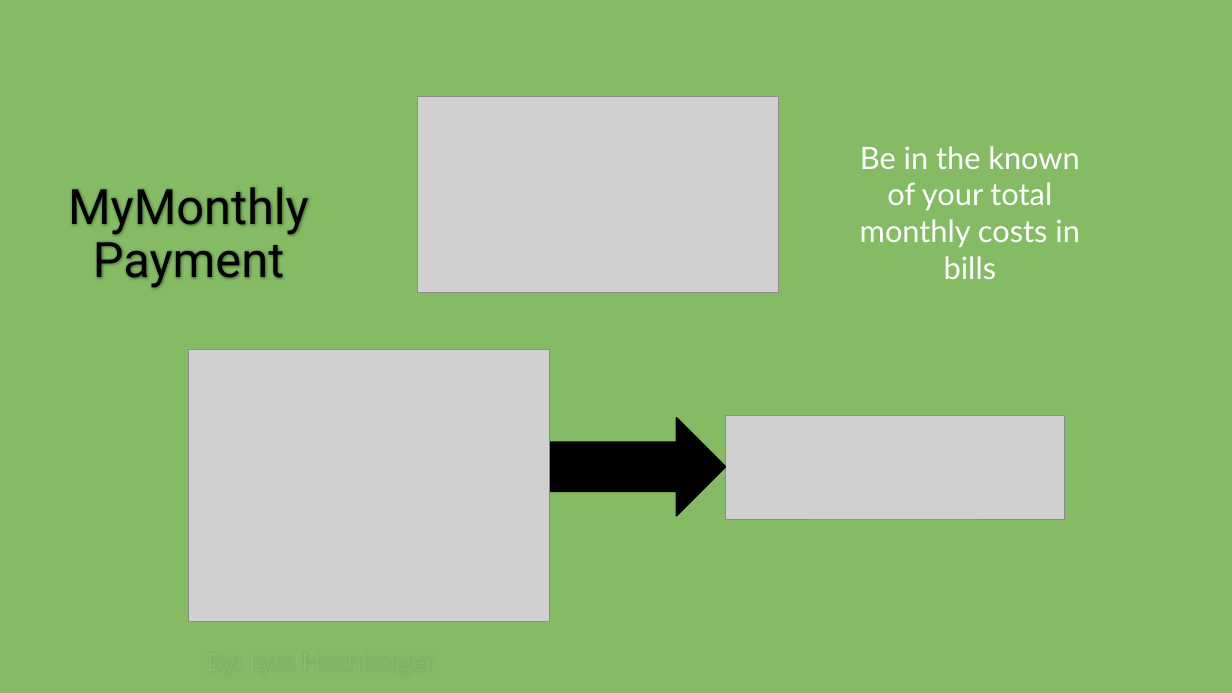
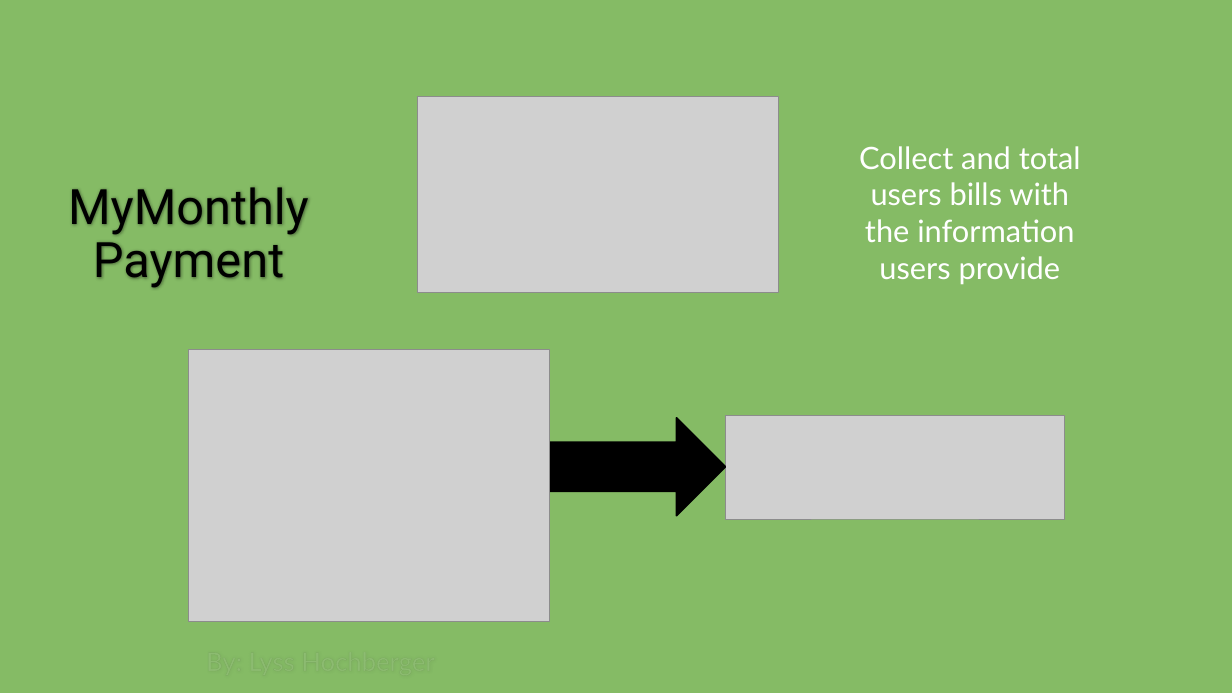
Before and after one commit to ksu-is/MyMonthlyPayment, a slide deck: slide 1 of Presentation.pptx. Drawn at 1232x693 pixels with LibreOffice and Linux fonts; fonts in the diff are those of the drawing; grey boxes stand for pictures. Boxes give left, top, right and bottom in pixels: in the first picture for what was removed or moved away, otherwise in the second. Text is boxed around its words. In the diff, an @@ line names an element or a change of style, - is before the commit and + after.

Commit message:
updated tagline on presentation

```diff
--- a/Presentation.pptx
+++ b/Presentation.pptx
@@ text at (x1=859, y1=146, x2=1081, y2=285): text changed @@
-Be in the known of your total monthly costs in bills
+Collect and total users bills with the information users provide
```
